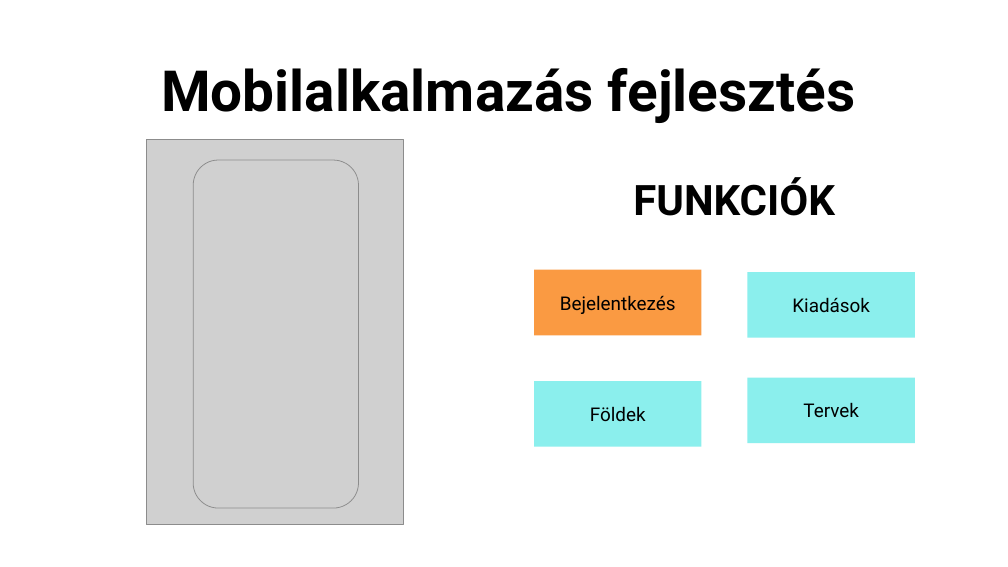
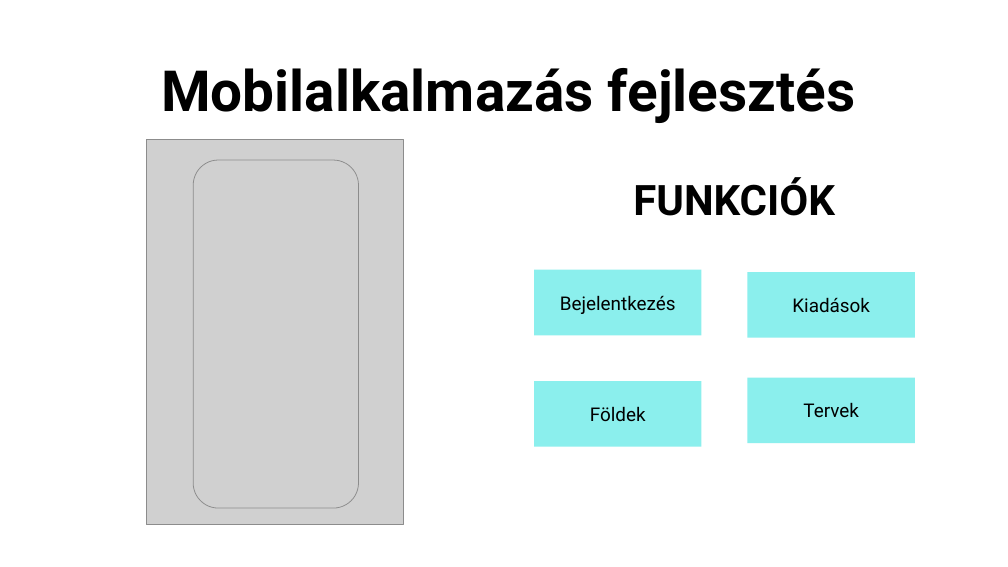
Before and after one commit to Horrorbanana/MEHOSZ, a slide deck: slide 23 of Bemutató/MEHOSZ.pptx. Drawn at 1008x567 pixels with LibreOffice and Linux fonts; fonts in the diff are those of the drawing; grey boxes stand for pictures. Boxes give left, top, right and bottom in pixels: in the first picture for what was removed or moved away, otherwise in the second. Text is boxed around its words. In the diff, an @@ line names an element or a change of style, - is before the commit and + after.

Commit message:
vpptf

```diff
--- a/Bemutató/MEHOSZ.pptx
+++ b/Bemutató/MEHOSZ.pptx
@@ rectangle "Bejelentkezés" at box(534, 270, 702, 336): fill #FA9A42 to #8BEFED @@
```
